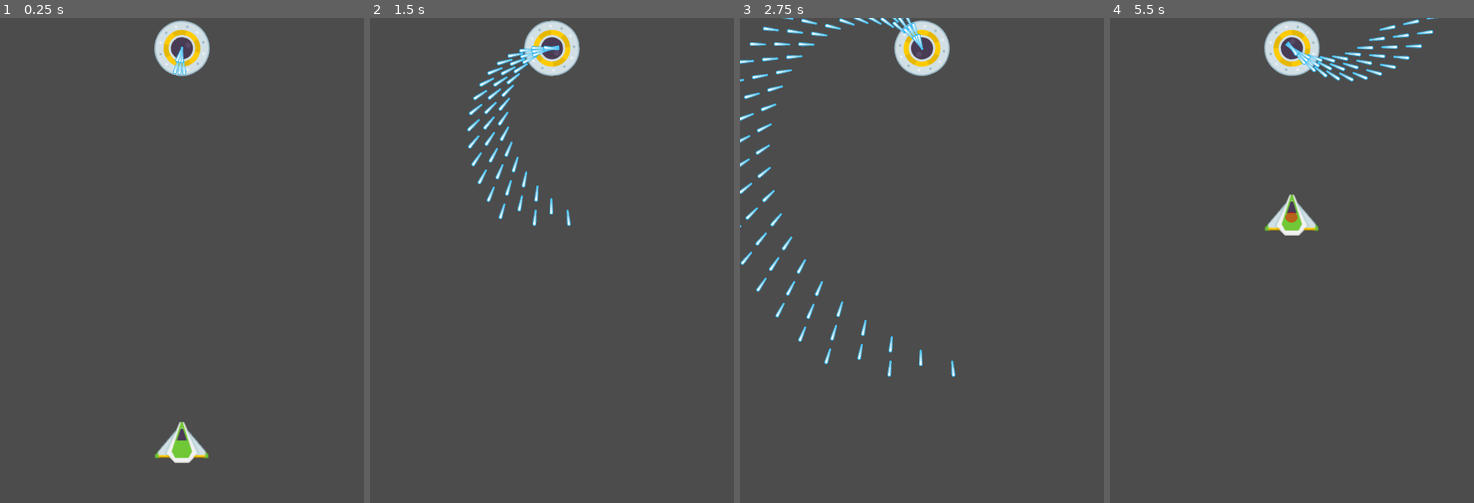
Above: before the commit, frames 1-4 (left to right).
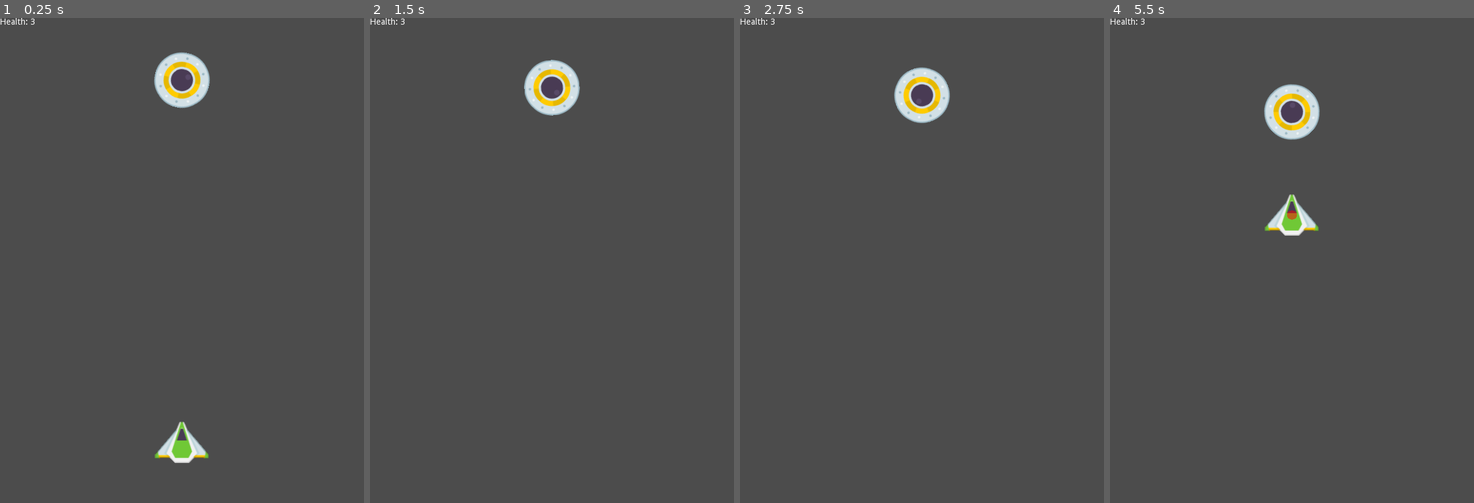
Above: after the commit, the same moments.

Repository: TropicalMage/shmup
Game: Godot game, scene res://shmup.tscn
Two runs of this game, one before a commit and one after it. Both use one fixed random seed, a clock stepped at 60 frames per second and the inputs below.
Inputs:
- Up to frame 1 (0.25 s): no input
- Up to frame 2 (1.5 s): hold Right (ui_right) 0.53-1.28 s; hold Shift (slowdown) from 1.28 s (still down)
- Up to frame 3 (2.75 s): release Shift (slowdown) at 2.03 s; hold Right (ui_right) from 2.03 s (still down)
- Up to frame 4 (5.5 s): release Right (ui_right) at 2.78 s; hold Up (ui_up) 2.78-3.53 s; hold Left (ui_left) 3.53-5.03 s; hold Shift (slowdown) from 5.03 s (still down)

The runs differ from the first frame. In frame 1, 2.0% of the frame differs, in the area x 0-58%, y 0-19%; in frame 2, 3.3%; in frame 3, 3.9%, in the area x 0-60%, y 0-74%; in frame 4, 3.3%.

Commit message:
Create ship component system
Ship currently consists of:
	Engine for movement (Linear Engine)
	Body for rotation (Spinner Enemy)
	Gun for shooting style (Tri Gun)

Diff:
--- a/Evil.gd
+++ /dev/null
@@ -1,26 +0,0 @@
-extends Area2D
-
-var bullet_resource
-
-func _ready():
-	bullet_resource = load("res://bullet.tscn")
-	var timer = Timer.new()
-	add_child(timer)
-	timer.connect("timeout", self, "fire")
-	timer.set_wait_time(.1)
-	timer.set_one_shot(false)
-	timer.start()
-
-func _physics_process(delta):
-	set_rotation(get_rotation() + 1 * delta)
-
-func fire():
-	shoot(get_position() + get_global_transform().y, get_rotation()-PI/16)
-	shoot(get_position() + get_global_transform().y, get_rotation())
-	shoot(get_position() + get_global_transform().y, get_rotation()+PI/16)
-
-func shoot(bullet_position, bullet_rotation):
-	var bullet = bullet_resource.instance()
-	bullet.set_position(bullet_position)
-	bullet.set_rotation(bullet_rotation)
-	get_tree().get_root().get_node("/root").add_child(bullet)
--- /dev/null
+++ b/Life Counter.gd
@@ -0,0 +1,9 @@
+extends Label
+
+func _ready():
+	var player = get_node("/root/Node2D/Good")
+	player.connect("change_health", self, "rekt")
+	rekt(player.lives)
+
+func rekt(health):
+	set_text("Health: %d" % health)
--- a/Node2D.gd
+++ b/Node2D.gd
@@ -3,3 +3,19 @@
 func _input(event):
 	if (event.is_action_pressed("ui_cancel")):
 		get_tree().quit()
+
+func _ready():
+	var engine_resource = load("res://engine/LinearEngine.tscn")
+	var enemy_resource = load("res://enemy/SpinnerEnemy.tscn")
+	var gun_resource = load("res://guns/Tri Gun.tscn")
+
+	var engine = engine_resource.instance()
+	engine.set_position(Vector2(300, 100))
+	add_child(engine)
+
+	var enemy = enemy_resource.instance()
+	engine.add_child(enemy)
+
+	var gun = gun_resource.instance()
+	gun.set_name("Gun")
+	enemy.add_child(gun)
--- a/Ship.gd
+++ b/Ship.gd
@@ -3,6 +3,17 @@
 export var default_position = Vector2(100, 100)
 var speed = 500
 var direction = Vector2(0, 0).normalized()
+var lives = 3
+
+signal change_health(health)
+
+var invincibility_timer
+
+func _ready():
+	invincibility_timer = Timer.new()
+	add_child(invincibility_timer)
+	invincibility_timer.set_wait_time(2)
+	invincibility_timer.connect("timeout", self, "toggle_invicibility")
 
 func _input(event):
 	if (event.is_action_pressed("ui_up") || event.is_action_released("ui_down")):
@@ -26,4 +37,15 @@
 	move_and_collide(direction * speed * delta)
 
 func reset():
-	set_position(default_position)
+	if(invincibility_timer.is_stopped()):
+		invincibility_timer.start()
+		get_node("CollisionShape2D").set_disabled(true)
+		set_position(default_position)
+		lives -= 1;
+		emit_signal("change_health", lives)
+		if(lives < 0):
+			queue_free()
+
+func toggle_invicibility():
+	invincibility_timer.stop();
+	get_node("CollisionShape2D").set_disabled(false)
--- /dev/null
+++ b/enemy/Spinner.gd
@@ -0,0 +1,16 @@
+extends Area2D
+
+func _ready():
+	# set up timer to fire every .1 second
+	var timer = Timer.new()
+	timer.connect("timeout", self, "shoot")
+	timer.set_wait_time(.1)
+	timer.set_one_shot(false)
+	timer.start()
+	add_child(timer)
+
+func _physics_process(delta):
+	set_rotation(get_rotation() + 1 * delta)
+
+func shoot():
+	get_node("Gun").shoot()
--- /dev/null
+++ b/enemy/SpinnerEnemy.tscn
@@ -0,0 +1,28 @@
+[gd_scene load_steps=4 format=2]
+
+[ext_resource path="res://enemy/Spinner.gd" type="Script" id=1]
+[ext_resource path="res://assets/ufoYellow.png" type="Texture" id=2]
+
+[sub_resource type="CircleShape2D" id=1]
+
+custom_solver_bias = 0.0
+radius = 21.8824
+
+[node name="SpinnerEnemy" type="Area2D"]
+
+input_pickable = true
+gravity_vec = Vector2( 0, 1 )
+gravity = 98.0
+linear_damp = 0.1
+angular_damp = 1.0
+audio_bus_override = false
+audio_bus_name = "Master"
+script = ExtResource( 1 )
+
+[node name="Sprite" type="Sprite" parent="."]
+
+texture = ExtResource( 2 )
+
+[node name="CollisionShape2D" type="CollisionShape2D" parent="."]
+
+shape = SubResource( 1 )
--- /dev/null
+++ b/engine/LinearEngine.gd
@@ -0,0 +1,6 @@
+extends Node2D
+
+var speed = 10
+
+func _physics_process(delta):
+	set_position(get_position() + (get_global_transform().y * speed *  delta))
--- /dev/null
+++ b/engine/LinearEngine.tscn
@@ -0,0 +1,7 @@
+[gd_scene load_steps=2 format=2]
+
+[ext_resource path="res://engine/LinearEngine.gd" type="Script" id=1]
+
+[node name="LinearEngine" type="Node2D"]
+
+script = ExtResource( 1 )
--- /dev/null
+++ b/evil.tscn
@@ -0,0 +1,31 @@
+[gd_scene load_steps=4 format=2]
+
+[ext_resource path="res://Evil.gd" type="Script" id=1]
+[ext_resource path="res://assets/ufoYellow.png" type="Texture" id=2]
+
+[sub_resource type="CircleShape2D" id=1]
+
+custom_solver_bias = 0.0
+radius = 34.7481
+
+[node name="Evil" type="Area2D"]
+
+input_pickable = false
+gravity_vec = Vector2( 0, 1 )
+gravity = 98.0
+linear_damp = 0.1
+angular_damp = 1.0
+audio_bus_override = false
+audio_bus_name = "Master"
+script = ExtResource( 1 )
+_sections_unfolded = [ "Transform" ]
+
+[node name="Sprite" type="Sprite" parent="."]
+
+texture = ExtResource( 2 )
+_sections_unfolded = [ "Transform" ]
+
+[node name="CollisionShape2D" type="CollisionShape2D" parent="."]
+
+shape = SubResource( 1 )
+_sections_unfolded = [ "Transform" ]
--- /dev/null
+++ b/guns/Tri Gun.gd
@@ -0,0 +1,18 @@
+extends Node2D
+
+var bullet_resource
+
+func _ready():
+	bullet_resource = load("res://bullet.tscn")
+
+func shoot():
+	var global = get_global_transform();
+	shoot_bullet(global.origin + global.y, global.get_rotation()-PI/16)
+	shoot_bullet(global.origin + global.y, global.get_rotation())
+	shoot_bullet(global.origin + global.y, global.get_rotation()+PI/16)
+
+func shoot_bullet(bullet_position, bullet_rotation):
+	var bullet = bullet_resource.instance()
+	bullet.set_position(bullet_position)
+	bullet.set_rotation(bullet_rotation)
+	get_tree().get_root().get_node("/root").add_child(bullet)
--- /dev/null
+++ b/guns/Tri Gun.tscn
@@ -0,0 +1,8 @@
+[gd_scene load_steps=2 format=2]
+
+[ext_resource path="res://guns/Tri Gun.gd" type="Script" id=1]
+
+[node name="Tri Gun" type="Node2D"]
+
+script = ExtResource( 1 )
+_sections_unfolded = [ "Transform" ]
--- a/shmup.tscn
+++ b/shmup.tscn
@@ -1,24 +1,18 @@
-[gd_scene load_steps=11 format=2]
+[gd_scene load_steps=9 format=2]
 
 [ext_resource path="res://Node2D.gd" type="Script" id=1]
 [ext_resource path="res://Ship.gd" type="Script" id=2]
 [ext_resource path="res://assets/playerShip3_green.png" type="Texture" id=3]
 [ext_resource path="res://ShowDot.gd" type="Script" id=4]
-[ext_resource path="res://Evil.gd" type="Script" id=5]
-[ext_resource path="res://assets/ufoYellow.png" type="Texture" id=6]
-[ext_resource path="res://Bounds.gd" type="Script" id=7]
+[ext_resource path="res://Bounds.gd" type="Script" id=5]
+[ext_resource path="res://Life Counter.gd" type="Script" id=6]
 
 [sub_resource type="CircleShape2D" id=1]
 
 custom_solver_bias = 0.0
-radius = 3.0
+radius = 2.58584
 
-[sub_resource type="CircleShape2D" id=2]
-
-custom_solver_bias = 0.0
-radius = 34.7481
-
-[sub_resource type="RectangleShape2D" id=3]
+[sub_resource type="RectangleShape2D" id=2]
 
 custom_solver_bias = 0.0
 extents = Vector2( 1127.86, 1149.4 )
@@ -45,32 +39,9 @@
 
 [node name="CollisionShape2D" type="CollisionShape2D" parent="Good"]
 
-position = Vector2( -0.193756, 0.968628 )
 scale = Vector2( 3.28812, 2.92267 )
 shape = SubResource( 1 )
 script = ExtResource( 4 )
-
-[node name="Evil" type="Area2D" parent="."]
-
-position = Vector2( 300, 50 )
-input_pickable = false
-gravity_vec = Vector2( 0, 1 )
-gravity = 98.0
-linear_damp = 0.1
-angular_damp = 1.0
-audio_bus_override = false
-audio_bus_name = "Master"
-script = ExtResource( 5 )
-_sections_unfolded = [ "Transform" ]
-
-[node name="Sprite" type="Sprite" parent="Evil"]
-
-texture = ExtResource( 6 )
-_sections_unfolded = [ "Transform" ]
-
-[node name="CollisionShape2D" type="CollisionShape2D" parent="Evil"]
-
-shape = SubResource( 2 )
 _sections_unfolded = [ "Transform" ]
 
 [node name="Bounds" type="Area2D" parent="."]
@@ -84,11 +55,29 @@
 angular_damp = 1.0
 audio_bus_override = false
 audio_bus_name = "Master"
-script = ExtResource( 7 )
+script = ExtResource( 5 )
 _sections_unfolded = [ "Transform" ]
 
 [node name="CollisionShape2D" type="CollisionShape2D" parent="Bounds"]
 
 position = Vector2( -5.23022, 2.71198 )
-shape = SubResource( 3 )
+shape = SubResource( 2 )
 _sections_unfolded = [ "Transform" ]
+
+[node name="Life Counter" type="Label" parent="."]
+
+anchor_left = 0.0
+anchor_top = 0.0
+anchor_right = 0.0
+anchor_bottom = 0.0
+margin_right = 40.0
+margin_bottom = 14.0
+rect_pivot_offset = Vector2( 0, 0 )
+rect_clip_content = false
+mouse_filter = 2
+size_flags_horizontal = 1
+size_flags_vertical = 4
+percent_visible = 1.0
+lines_skipped = 0
+max_lines_visible = -1
+script = ExtResource( 6 )
